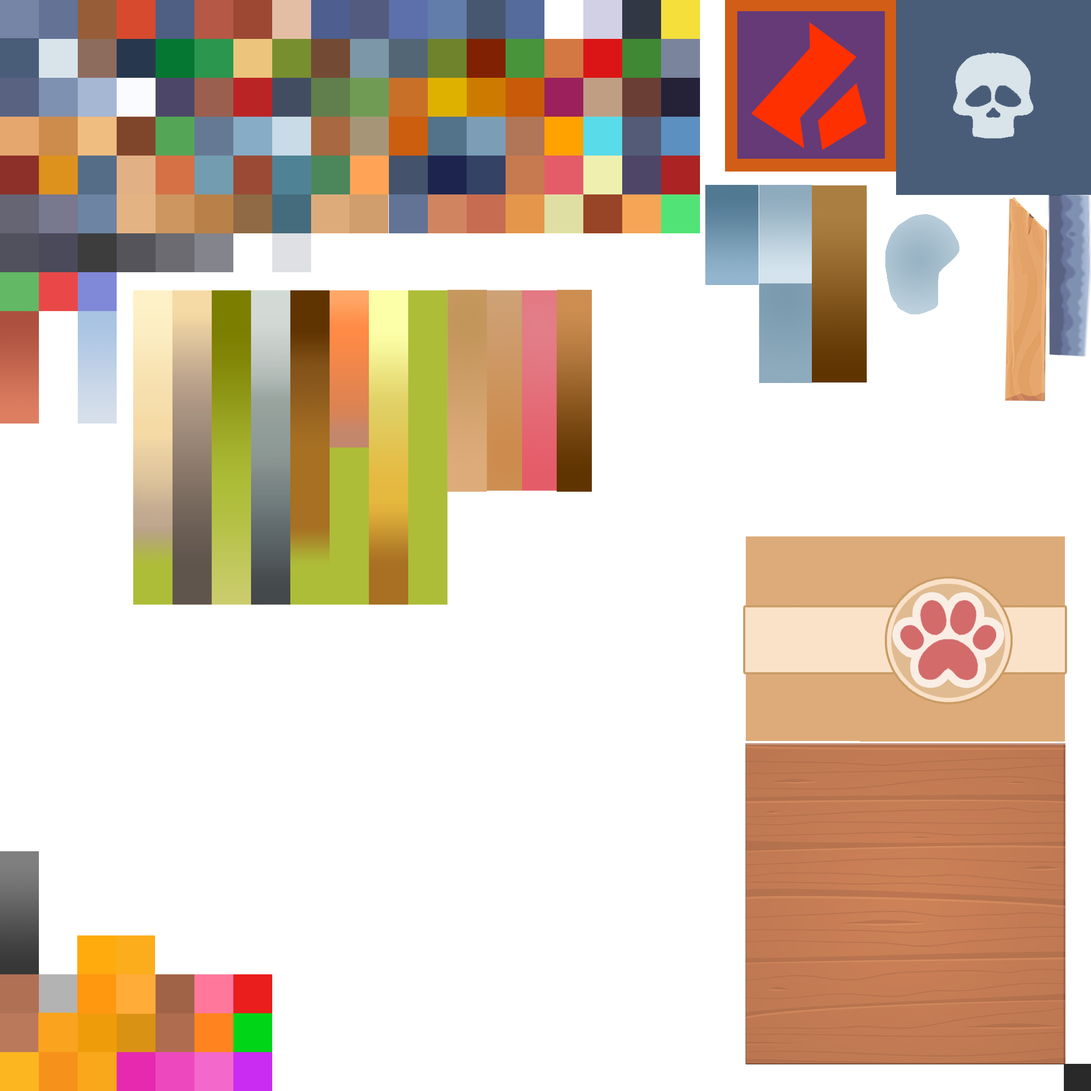
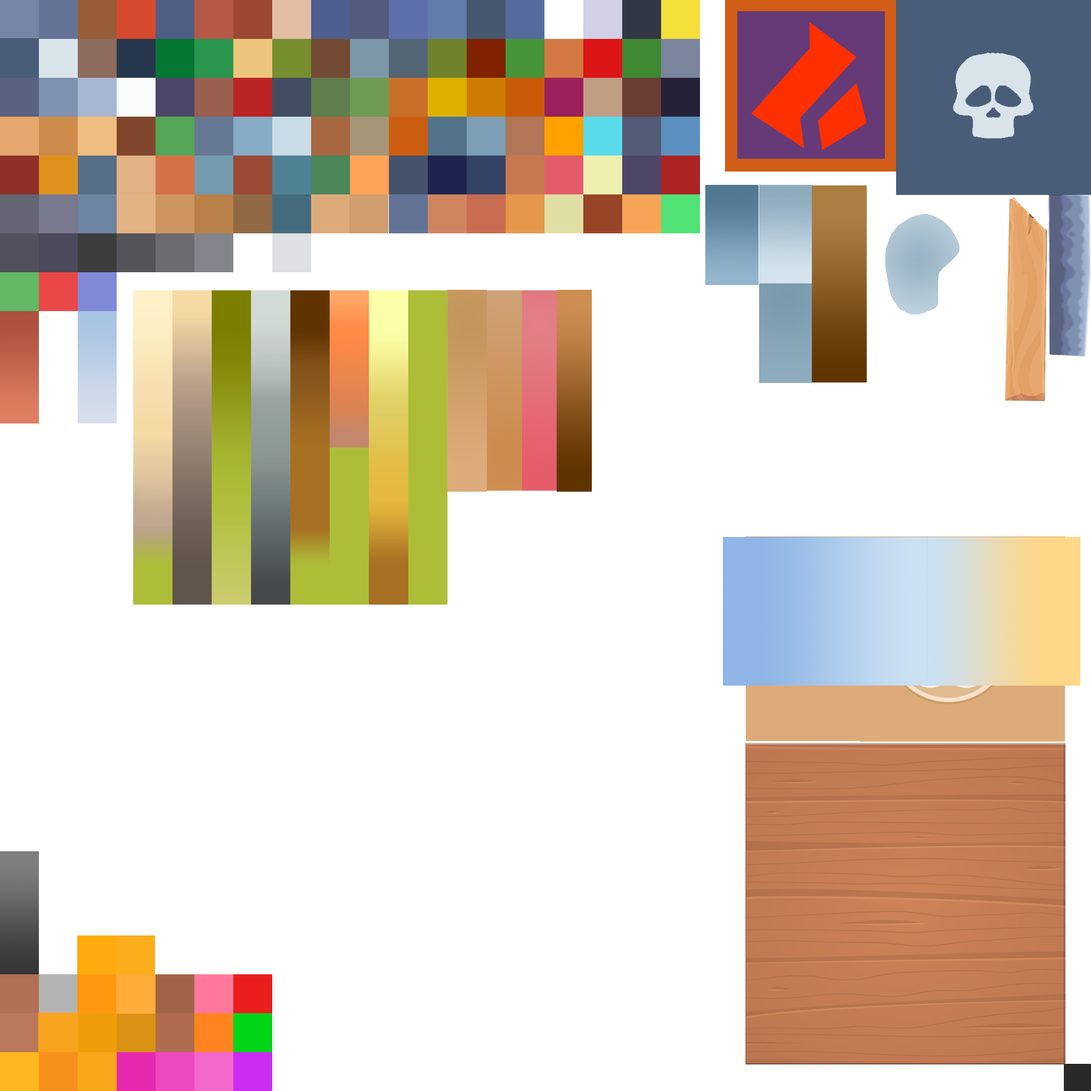
Layers edited between the first and the second 1091 × 1091 image:
added layer "Слой 1" above "Фон" over [723, 537, 1081, 686]
painted on "Фон" over [723, 537, 1081, 686]
